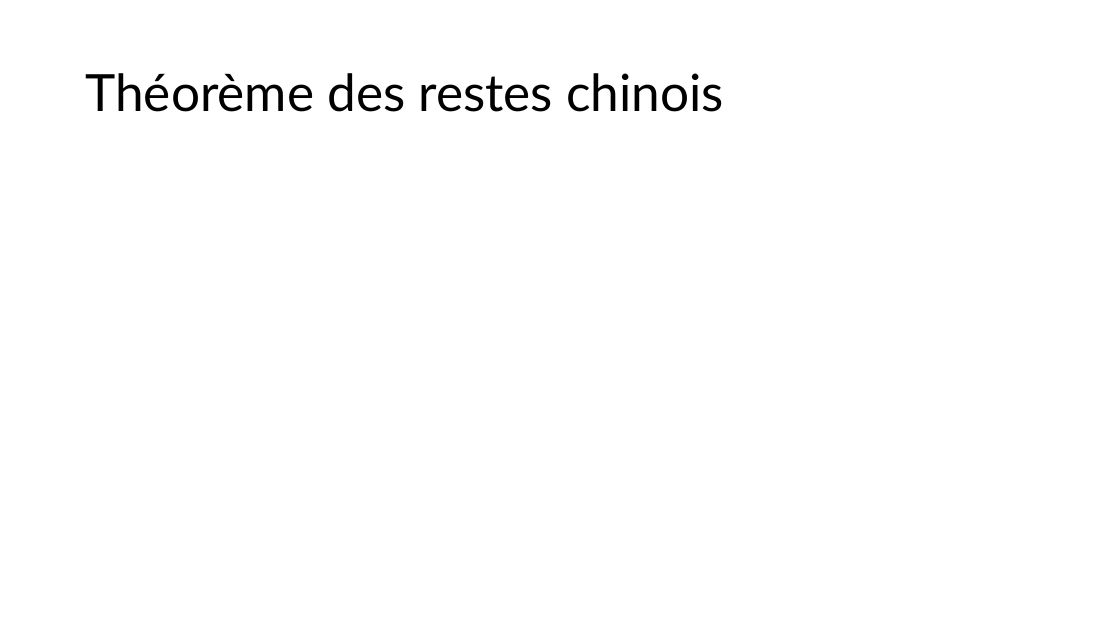
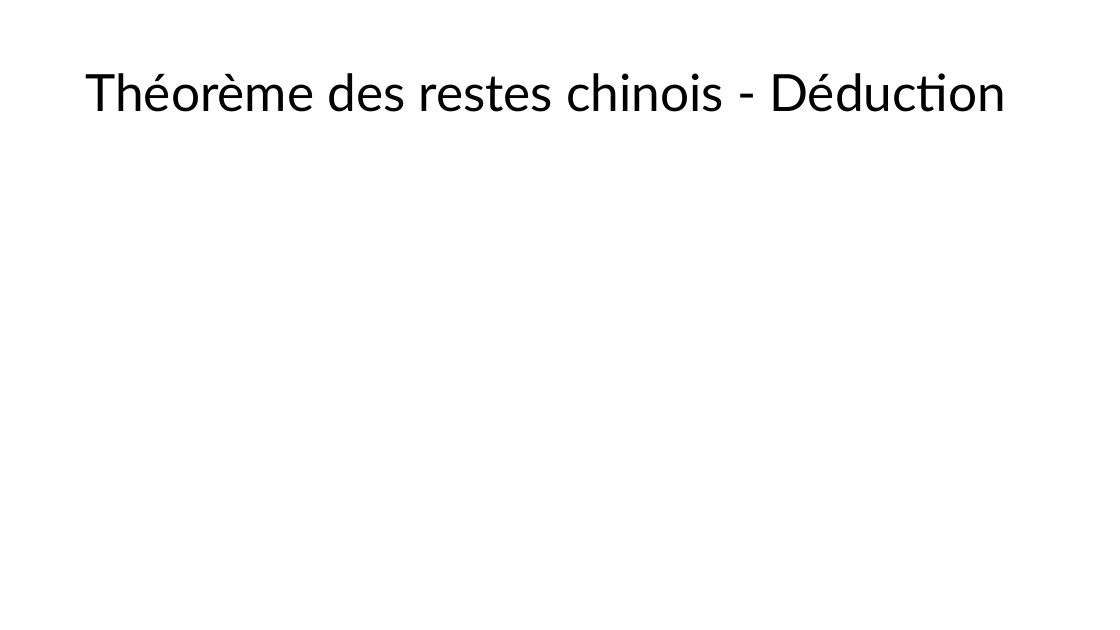
Before and after one commit to JustinFerrara14/SSE, a slide deck: slide 23 of SSELaticeAttackFerrara.pptx (slide 24 before the commit). Drawn at 1120x630 pixels with LibreOffice and Linux fonts; fonts in the diff are those of the drawing; grey boxes stand for pictures. Boxes give left, top, right and bottom in pixels: in the first picture for what was removed or moved away, otherwise in the second. Text is boxed around its words. In the diff, an @@ line names an element or a change of style, - is before the commit and + after.

```diff
--- a/SSELaticeAttackFerrara.pptx
+++ b/SSELaticeAttackFerrara.pptx
@@ title at [85, 73, 1006, 112]: text changed @@
-Théorème des restes chinois
+Théorème des restes chinois - Déduction
```
Also in this commit, not shown: 17 other slides changed, 1 slide removed, 4 other files.
